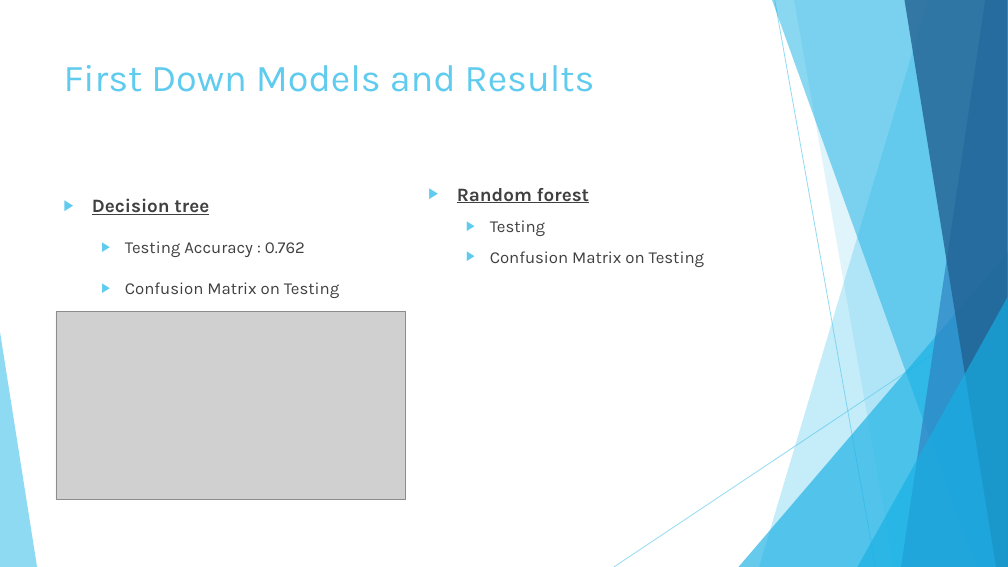
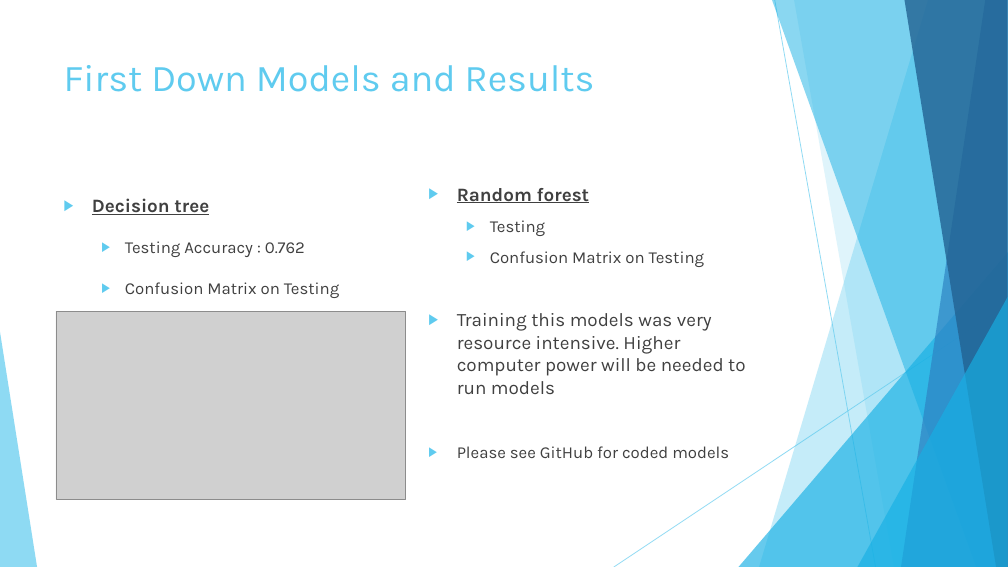
Before and after one commit to bowes-chris/footballplaycaller, a slide deck: slide 7 of Coaching Aid Presentation.pptx (slide 9 before the commit). Drawn at 1008x567 pixels with LibreOffice and Linux fonts; fonts in the diff are those of the drawing; grey boxes stand for pictures. Boxes give left, top, right and bottom in pixels: in the first picture for what was removed or moved away, otherwise in the second. Text is boxed around its words. In the diff, an @@ line names an element or a change of style, - is before the commit and + after.

```diff
--- a/Coaching Aid Presentation.pptx
+++ b/Coaching Aid Presentation.pptx
@@ text at (457,313,745,458): paragraphs added @@
+▶ Training this models was very resource intensive. Higher computer power will be needed to run models
+  ▶ Please see GitHub for coded models
```
Also in this commit, not shown: 21 other slides changed, 2 slides added.
